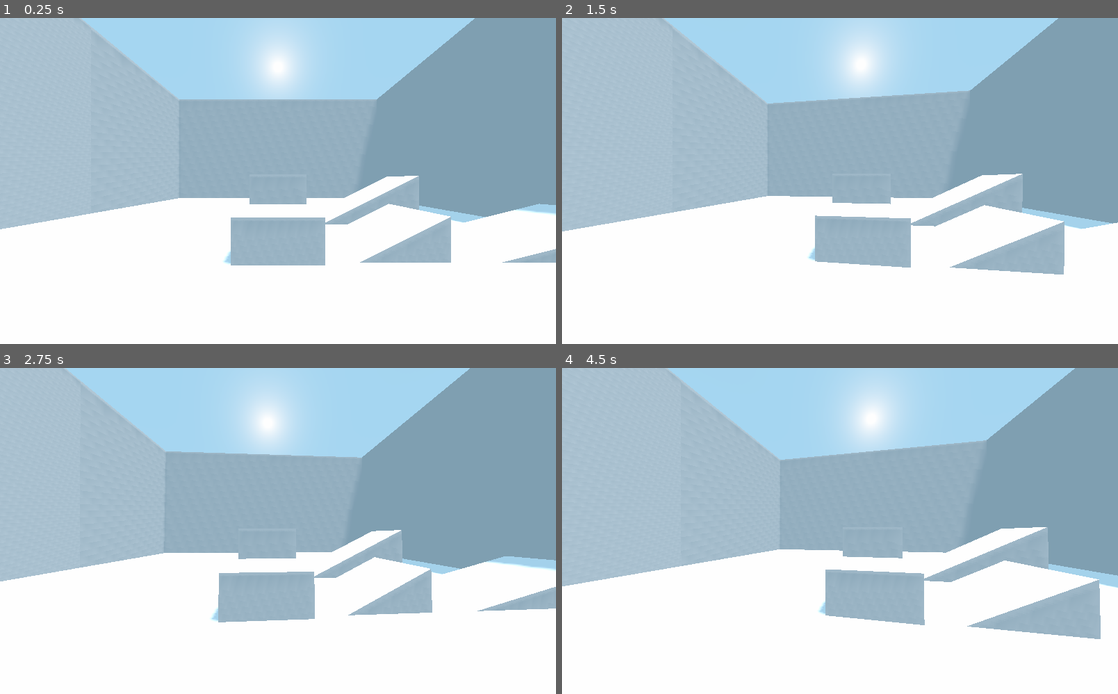
Above: before the commit, frames 1-4 (two rows, left to right).
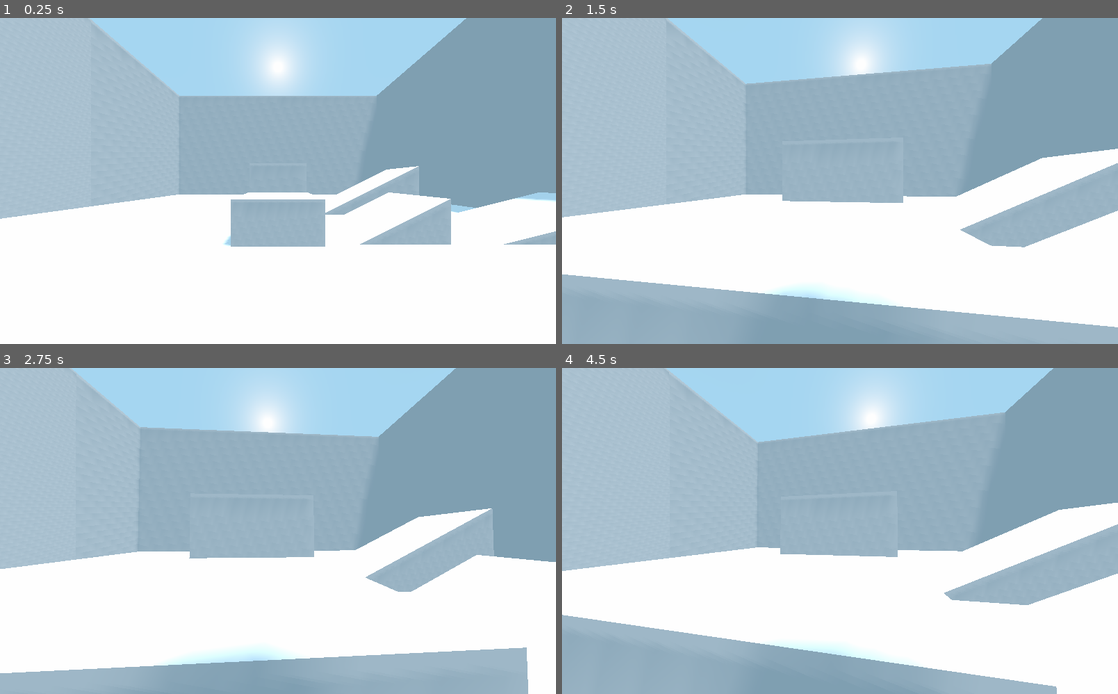
Above: after the commit, the same moments.

Repository: kdreese/godot-3D-shooter-project
Game: Godot game, scene res://src/states/Game.tscn
The game is run twice, just before and just after one commit, with the same random seed, the same clock (stepped at 60 frames per second) and the same inputs.
Inputs (mouse positions are in pixels of both pictures, inside the frame that each line leads up to):
- Up to frame 1 (0.25 s): no input
- Up to frame 2 (1.5 s): move the mouse to (867, 181) at 0.52 s; hold W (move_forwards, bound only after the commit) from 0.53 s (still down); move the mouse to (812, 181) at 1.27 s
- Up to frame 3 (2.75 s): keep holding W (move_forwards, bound only after the commit); move the mouse to (289, 524) at 2.02 s
- Up to frame 4 (4.5 s): keep holding W (move_forwards, bound only after the commit); move the mouse to (834, 537) at 2.77 s; move the mouse to (878, 534) at 3.52 s; move the mouse to (795, 527) at 4.27 s

The runs differ from the first frame. In frame 1, 8.1% of the frame differs, in the area x 0-100%, y 0-76%; in frame 2, 28%, in the area x 0-100%, y 0-100%; in frame 3, 23%; in frame 4, 28%.

Commit message:
Add basic lateral movement

Diff:
--- a/project.godot
+++ b/project.godot
@@ -23,9 +23,43 @@
 
 common/drop_mouse_on_gui_input_disabled=true
 
+[input]
+
+move_forwards={
+"deadzone": 0.5,
+"events": [ Object(InputEventKey,"resource_local_to_scene":false,"resource_name":"","device":0,"alt":false,"shift":false,"control":false,"meta":false,"command":false,"pressed":false,"scancode":0,"physical_scancode":87,"unicode":0,"echo":false,"script":null)
+ ]
+}
+move_backwards={
+"deadzone": 0.5,
+"events": [ Object(InputEventKey,"resource_local_to_scene":false,"resource_name":"","device":0,"alt":false,"shift":false,"control":false,"meta":false,"command":false,"pressed":false,"scancode":0,"physical_scancode":83,"unicode":0,"echo":false,"script":null)
+ ]
+}
+move_left={
+"deadzone": 0.5,
+"events": [ Object(InputEventKey,"resource_local_to_scene":false,"resource_name":"","device":0,"alt":false,"shift":false,"control":false,"meta":false,"command":false,"pressed":false,"scancode":0,"physical_scancode":65,"unicode":0,"echo":false,"script":null)
+ ]
+}
+move_right={
+"deadzone": 0.5,
+"events": [ Object(InputEventKey,"resource_local_to_scene":false,"resource_name":"","device":0,"alt":false,"shift":false,"control":false,"meta":false,"command":false,"pressed":false,"scancode":0,"physical_scancode":68,"unicode":0,"echo":false,"script":null)
+ ]
+}
+jump={
+"deadzone": 0.5,
+"events": [ Object(InputEventKey,"resource_local_to_scene":false,"resource_name":"","device":0,"alt":false,"shift":false,"control":false,"meta":false,"command":false,"pressed":false,"scancode":32,"physical_scancode":0,"unicode":0,"echo":false,"script":null)
+ ]
+}
+
+[layer_names]
+
+3d_physics/layer_1="world"
+3d_physics/layer_2="player"
+
 [physics]
 
 common/enable_pause_aware_picking=true
+common/physics_interpolation=true
 
 [rendering]
 
--- a/src/levels/Level.tscn
+++ b/src/levels/Level.tscn
@@ -4,6 +4,7 @@
 
 [node name="CSGCombiner" type="CSGCombiner" parent="."]
 use_collision = true
+collision_mask = 0
 
 [node name="Floor" type="CSGBox" parent="CSGCombiner"]
 transform = Transform( 1, 0, 0, 0, 1, 0, 0, 0, 1, 0, -1, 0 )
--- a/src/objects/Player.gd
+++ b/src/objects/Player.gd
@@ -2,6 +2,10 @@
 
 
 const MOUSE_SENS = Vector2(0.0025, 0.0025)
+const GRAVITY = 30.0
+const MOVE_SPEED = 10.0
+
+var velocity := Vector3.ZERO
 
 onready var camera := $"%Camera" as Camera
 
@@ -20,3 +24,18 @@
 			Input.mouse_mode = Input.MOUSE_MODE_VISIBLE
 		else:
 			Input.mouse_mode = Input.MOUSE_MODE_CAPTURED
+
+
+func _physics_process(delta: float) -> void:
+	var forward_vector := Vector3.FORWARD.rotated(Vector3.UP, rotation.y)
+	var right_vector := Vector3.FORWARD.rotated(Vector3.UP, rotation.y - PI / 2)
+
+	var wishdir := Input.get_vector("move_left", "move_right", "move_backwards", "move_forwards")
+
+	var move_vector := wishdir.x * right_vector + wishdir.y * forward_vector
+
+	velocity.x = move_vector.x * MOVE_SPEED
+	velocity.z = move_vector.z * MOVE_SPEED
+
+	velocity.y -= delta * GRAVITY
+	velocity = move_and_slide_with_snap(velocity, Vector3.UP)
--- a/src/objects/Player.tscn
+++ b/src/objects/Player.tscn
@@ -21,6 +21,7 @@
 mid_height = 2.0
 
 [node name="Player" type="KinematicBody"]
+collision_layer = 2
 script = ExtResource( 1 )
 
 [node name="CollisionShape" type="CollisionShape" parent="."]
